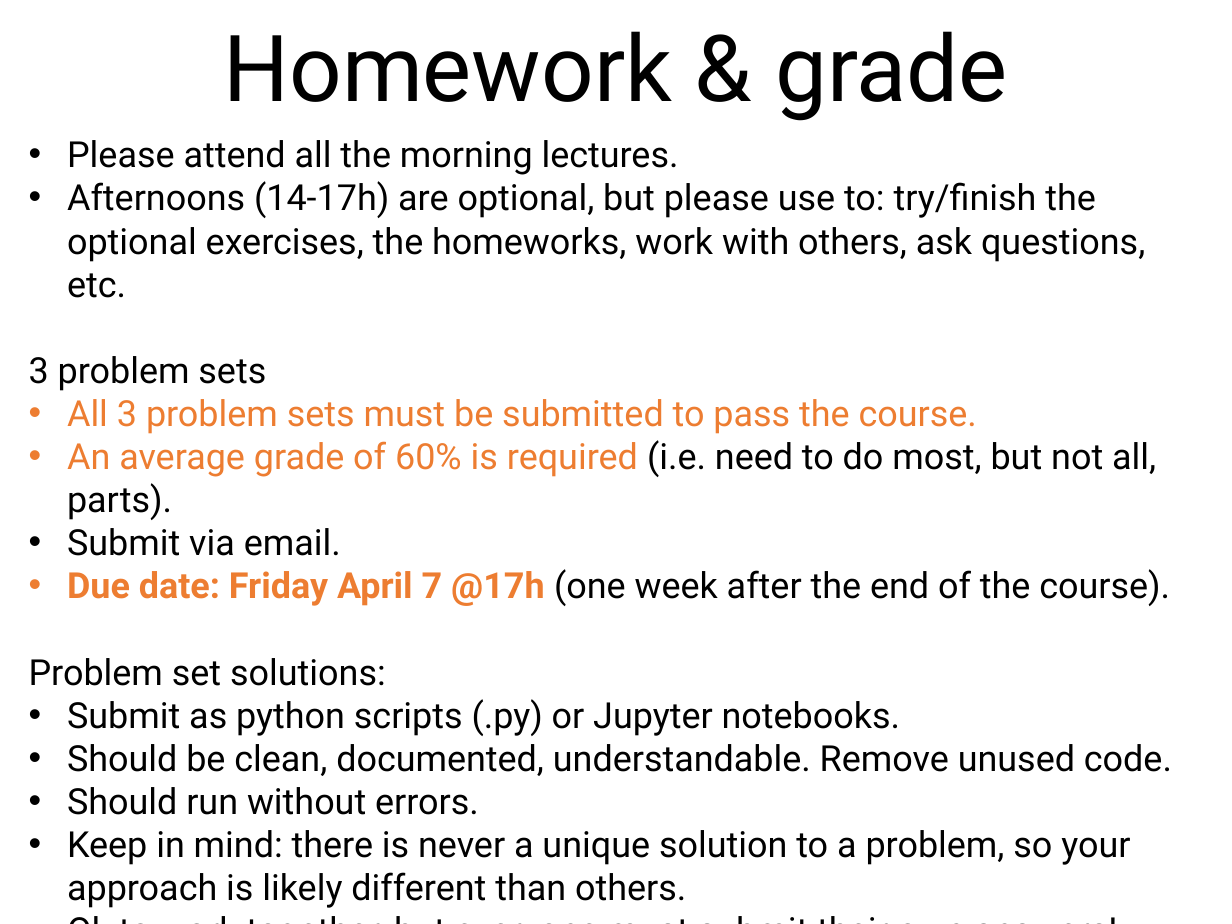
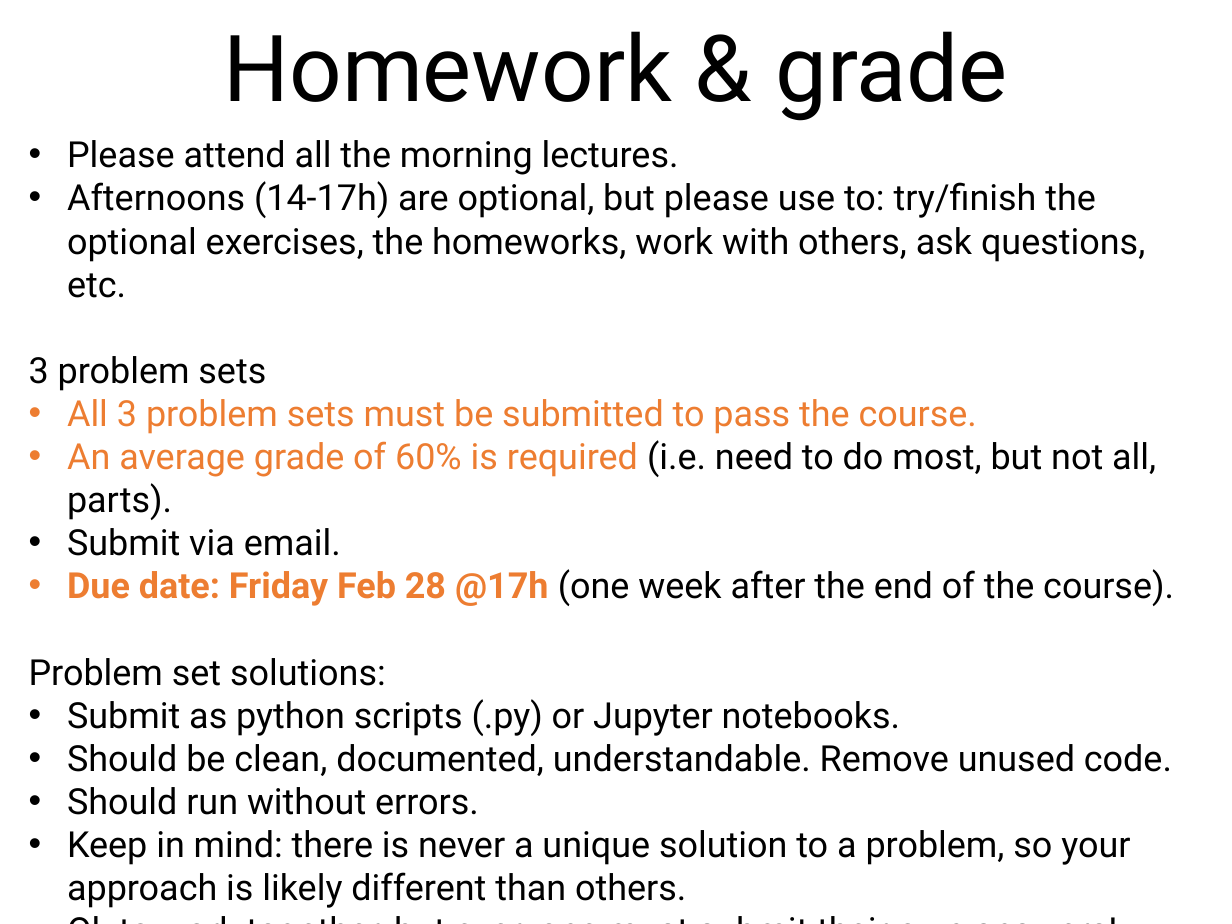
Before and after one commit to nelson-group/pycourse, a slide deck: slide 8 of intro.pptx. Drawn at 1232x924 pixels with LibreOffice and Linux fonts; fonts in the diff are those of the drawing. Boxes give left, top, right and bottom in pixels: in the first picture for what was removed or moved away, otherwise in the second. Text is boxed around its words. In the diff, an @@ line names an element or a change of style, - is before the commit and + after.

```diff
--- a/intro.pptx
+++ b/intro.pptx
@@ text at bbox=[67, 569, 1174, 606]: text changed @@
-• Due date: Friday April 7 @17h (one week after the end of the course).
+• Due date: Friday Feb 28 @17h (one week after the end of the course).
```
Also in this commit, not shown: 1 other slide changed, 1 other file.
